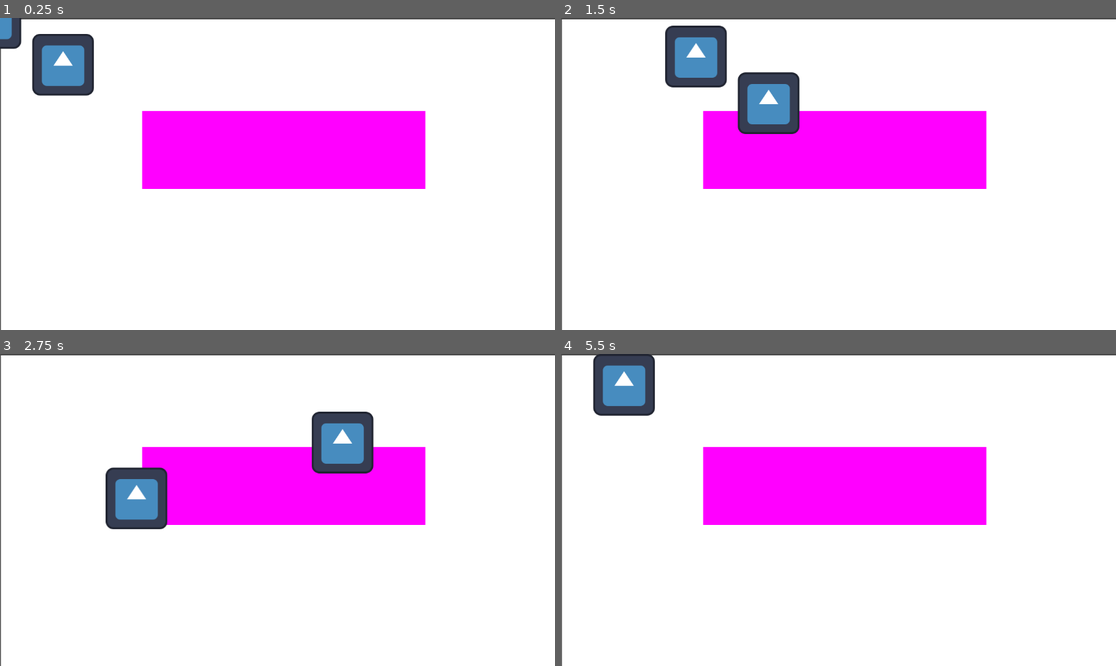
Above: before the commit, frames 1-4 (two rows, left to right).
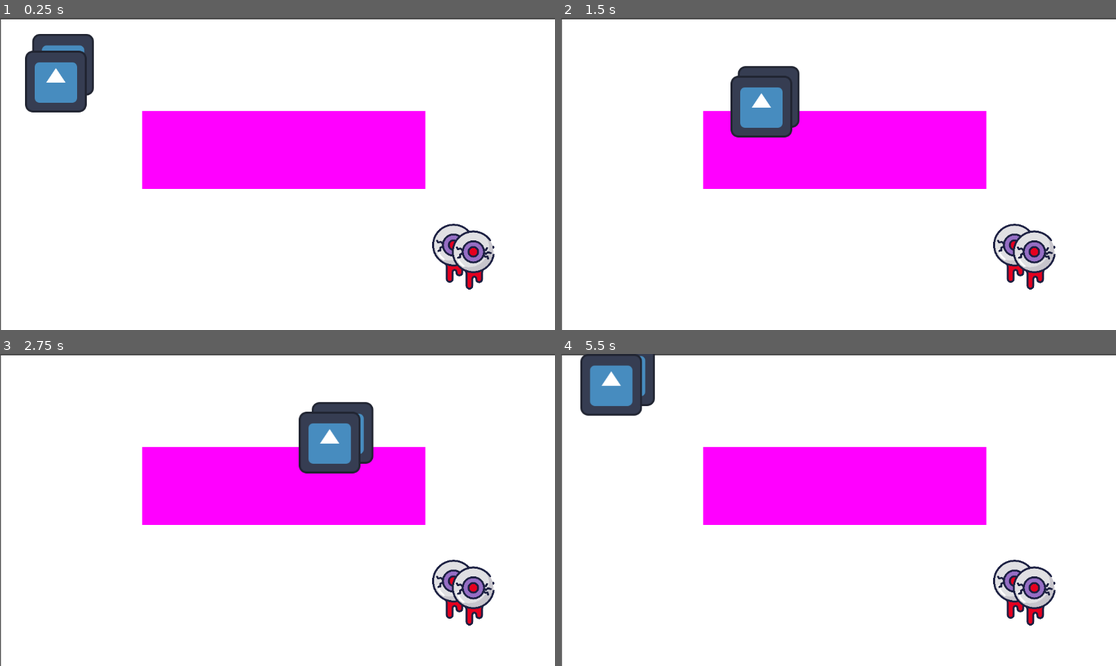
Above: after the commit, the same moments.

Repository: nikita-kelwada/Chillennium2026
Game: Godot game, scene res://scenes/Main.tscn
Two runs of this game, one before a commit and one after it. Both use one fixed random seed, a clock stepped at 60 frames per second and the inputs below. The engine's default icon, where the game draws it, is replaced by a stand-in: a white triangle on a blue panel in a dark square.
Inputs:
- Up to frame 1 (0.25 s): no input
- Up to frame 2 (1.5 s): tap Enter at 0.5 s; hold Right (right) 0.53-1.28 s; hold Down (down) from 1.28 s (still down)
- Up to frame 3 (2.75 s): release Down (down) at 2.03 s; hold Right (right) from 2.03 s (still down)
- Up to frame 4 (5.5 s): release Right (right) at 2.78 s; hold Up (up) 2.78-3.53 s; hold Left (left) 3.53-5.03 s; tap Space at 5 s; hold Down (down) from 5.03 s (still down)

The runs differ from the first frame. In frame 1, 3.7% of the frame differs, in the area x 0-90%, y 0-88%; in frame 2, 5.2%; in frame 3, 5.3%, in the area x 19-90%, y 15-88%; in frame 4, 2.9%.

Commit message:
new enemy behavior

Diff:
--- /dev/null
+++ b/assets/Eye.svg
@@ -0,0 +1,63 @@
+<?xml version="1.0" encoding="iso-8859-1"?>
+<!-- Uploaded to: SVG Repo, www.svgrepo.com, Generator: SVG Repo Mixer Tools -->
+<svg height="800px" width="800px" version="1.1" id="Layer_1" xmlns="http://www.w3.org/2000/svg" xmlns:xlink="http://www.w3.org/1999/xlink"
+	 viewBox="0 0 512 512" xml:space="preserve">
+<path style="fill:#E6001F;" d="M345.399,334.811c-8.841,6.437-14.586,16.867-14.586,28.64v9.436v48.812
+	c0,13.763-11.157,24.92-24.918,24.92l0,0c-13.763,0-24.92-11.157-24.92-24.92l0.178-5.382c0-9.241-7.491-16.732-16.732-16.732l0,0
+	c-9.241,0-16.732,7.491-16.732,16.732v61.446c0,13.761-11.157,24.918-24.92,24.918l0,0c-13.761,0-24.918-11.157-24.918-24.918
+	V376.08v-3.195c0-12.299-8.41-26.017-17.928-32.363L345.399,334.811z"/>
+<circle style="fill:#E0E0E3;" cx="255.997" cy="184.27" r="174.956"/>
+<path style="fill:#C7C5CC;" d="M361.879,44.996c18.931,27.955,29.991,61.675,29.991,97.979c0,96.624-78.33,174.955-174.955,174.955
+	c-39.796,0-76.483-13.296-105.878-35.678c31.455,46.447,84.644,76.976,144.964,76.976c96.625,0,174.955-78.332,174.955-174.955
+	C430.956,127.445,403.854,76.954,361.879,44.996z"/>
+<circle style="fill:#956EC4;" cx="255.997" cy="184.27" r="91.637"/>
+<circle style="fill:#E6001F;" cx="255.997" cy="184.27" r="41.239"/>
+<g>
+	<path style="fill:#FFFFFF;" d="M172.423,316.171c-1.711,0-3.438-0.528-4.921-1.622c-23.454-17.315-35.386-34.642-46.085-55.332
+		c-2.105-4.071-0.512-9.075,3.558-11.18c4.072-2.104,9.075-0.512,11.18,3.559c9.909,19.16,20.259,34.142,41.202,49.604
+		c3.687,2.722,4.469,7.916,1.747,11.602C177.478,315.006,174.967,316.171,172.423,316.171z"/>
+	<path style="fill:#FFFFFF;" d="M119.297,238.058c-3.605,0-6.923-2.367-7.969-6.004l-0.247-0.853
+		c-0.216-0.74-0.216-0.74-0.395-1.488l-0.208-0.862c-1.084-4.451,1.646-8.939,6.097-10.024c4.451-1.087,8.94,1.646,10.024,6.098
+		l0.22,0.913c0.087,0.364,0.087,0.364,0.192,0.723l0.261,0.902c1.268,4.403-1.275,9.001-5.679,10.268
+		C120.829,237.952,120.057,238.058,119.297,238.058z"/>
+</g>
+<g>
+	<path style="fill:#1C2042;" d="M385.209,179.869c-2.715-0.83-5.664-0.212-7.82,1.634l-12.358,10.585l-8.025-5.673
+		c0.012-0.65,0.024-1.301,0.024-1.954c0-2.192-0.079-4.366-0.219-6.523l6.28,1.256c0.545,0.11,1.09,0.161,1.629,0.161
+		c3.149,0,6.092-1.801,7.488-4.729l9.778-20.523c1.97-4.136,0.215-9.087-3.921-11.058s-9.087-0.215-11.059,3.921l-6.998,14.688
+		l-5.894-1.179c-10.771-43.56-50.183-75.955-97.023-75.955c-45.699,0-84.331,30.832-96.19,72.787l-9.171-7.89
+		c-2.153-1.852-5.101-2.473-7.816-1.65l-15.573,4.718l-6.25-10.394c-2.361-3.926-7.459-5.196-11.385-2.834
+		c-3.927,2.362-5.196,7.458-2.834,11.385l9.581,15.93c1.958,3.256,5.877,4.767,9.515,3.665l17.396-5.27l13.126,11.293
+		c-0.22,2.705-0.339,5.438-0.339,8.199c0,1.983,0.065,3.952,0.179,5.907l-17.814,10.579c-2.44,1.449-3.97,4.044-4.056,6.881
+		l-0.496,16.265L123.12,226.7c-4.475,0.986-7.303,5.413-6.316,9.887c0.853,3.874,4.285,6.514,8.094,6.514
+		c0.592,0,1.192-0.064,1.793-0.197l18.154-3.999c3.71-0.817,6.392-4.051,6.508-7.85l0.553-18.17l8.075-4.795
+		c10.645,43.739,50.142,76.309,97.11,76.309c39.621,0,73.93-23.176,90.084-56.683l2.301,3.317c1.617,2.332,4.321,3.683,7.15,3.562
+		l16.259-0.655l3.439,11.628c1.067,3.61,4.371,5.946,7.952,5.946c0.779,0,1.571-0.111,2.356-0.343
+		c4.394-1.3,6.903-5.916,5.603-10.309l-5.272-17.825c-1.077-3.643-4.478-6.086-8.29-5.937l-18.163,0.731l-6.429-9.267
+		c0.277-1.111,0.534-2.227,0.773-3.352l5.874,4.152c1.44,1.018,3.116,1.521,4.788,1.521c1.929,0,3.852-0.67,5.398-1.996
+		l13.805-11.824l19.773,6.036c4.387,1.341,9.02-1.129,10.357-5.512c1.337-4.382-1.131-9.019-5.512-10.356L385.209,179.869z
+		 M257.091,267.81c-45.958,0-83.347-37.389-83.347-83.347c0-45.957,37.389-83.346,83.347-83.346
+		c39.584,0,72.789,27.748,81.242,64.808c0.684,2.325,0.775,3.892,1.149,5.919c0.628,4.116,0.955,8.331,0.955,12.619
+		C340.437,230.42,303.047,267.81,257.091,267.81z"/>
+	<path style="fill:#1C2042;" d="M432.449,201.444c-4.54-0.659-8.74,2.5-9.388,7.035c-5.669,39.585-25.466,75.961-55.743,102.426
+		c-30.564,26.715-69.78,41.427-110.423,41.427c-92.564,0-167.871-75.305-167.871-167.869S164.331,16.593,256.895,16.593
+		c54.773,0,106.239,26.837,137.673,71.789c2.626,3.756,7.798,4.674,11.553,2.045c3.756-2.626,4.671-7.799,2.045-11.553
+		C373.63,29.486,317.081,0,256.895,0C155.181,0,72.431,82.75,72.431,184.464c0,73.658,43.404,137.362,105.973,166.905
+		c7.541,5.053,12.042,13.473,12.042,22.539v104.878c0,18.315,14.9,33.215,33.215,33.215c18.316,0,33.216-14.9,33.216-33.215V417.34
+		c0-4.652,3.784-8.437,8.436-8.437c4.614,0,8.375,3.722,8.436,8.322l-0.174,5.22c-0.003,0.092-0.004,0.185-0.004,0.277
+		c0,18.315,14.902,33.216,33.217,33.216s33.215-14.902,33.215-33.216v-58.249c0-7.743,3.362-15.125,9.093-20.241
+		c10.301-5.946,20.07-12.903,29.14-20.832c33.266-29.076,55.017-69.053,61.248-112.566
+		C440.136,206.296,436.984,202.093,432.449,201.444z M323.41,364.471v58.249c0,9.166-7.457,16.623-16.622,16.623
+		c-9.125,0-16.558-7.391-16.624-16.5l0.175-5.229c0.003-0.092,0.004-0.185,0.004-0.277c0-13.802-11.228-25.03-25.03-25.03
+		c-13.801,0-25.029,11.228-25.029,25.03v61.446c0,9.165-7.457,16.622-16.623,16.622c-9.165,0-16.622-7.457-16.622-16.622V373.905
+		c0-4.242-0.629-8.392-1.793-12.351c16.396,4.79,33.726,7.369,51.649,7.369c23.269,0,46.11-4.398,67.405-12.756
+		C323.725,358.862,323.41,361.634,323.41,364.471z"/>
+	<path style="fill:#1C2042;" d="M421.218,149.967c0.818,3.914,4.267,6.603,8.113,6.603c0.562,0,1.133-0.059,1.705-0.177
+		c4.486-0.938,7.362-5.332,6.426-9.817c-0.6-2.868-1.272-5.746-2.001-8.552c-1.152-4.436-5.675-7.101-10.115-5.947
+		c-4.436,1.152-7.097,5.68-5.947,10.115C420.061,144.742,420.673,147.358,421.218,149.967z"/>
+	<path style="fill:#1C2042;" d="M256.895,134.931c-27.311,0-49.531,22.22-49.531,49.532c0,27.311,22.22,49.531,49.531,49.531
+		c27.311,0,49.53-22.22,49.53-49.531C306.425,157.15,284.207,134.931,256.895,134.931z M256.895,217.402
+		c-18.163,0-32.938-14.775-32.938-32.938s14.775-32.939,32.938-32.939c18.162,0,32.937,14.777,32.937,32.939
+		S275.056,217.402,256.895,217.402z"/>
+</g>
+</svg>
--- a/scenes/Main.tscn
+++ b/scenes/Main.tscn
@@ -2,6 +2,7 @@
 
 [ext_resource type="PackedScene" uid="uid://cf8i8najf1f50" path="res://scenes/levels/Level01.tscn" id="1_rvslj"]
 [ext_resource type="PackedScene" uid="uid://16imlkh223hq" path="res://scenes/Player.tscn" id="2_0bbpv"]
+[ext_resource type="PackedScene" uid="uid://qpdh753u4ytg" path="res://scenes/enemy.tscn" id="3_0bbpv"]
 
 [node name="Main" type="Node2D" unique_id=14201980]
 
@@ -12,3 +13,7 @@
 [node name="Level01" parent="." unique_id=1583420218 instance=ExtResource("1_rvslj")]
 
 [node name="Player" parent="." unique_id=609665559 instance=ExtResource("2_0bbpv")]
+position = Vector2(116, 132)
+
+[node name="Enemy" parent="." unique_id=1545952919 instance=ExtResource("3_0bbpv")]
+position = Vector2(856, 362)
--- /dev/null
+++ b/scenes/enemy.tscn
@@ -0,0 +1,19 @@
+[gd_scene format=3 uid="uid://qpdh753u4ytg"]
+
+[ext_resource type="Script" uid="uid://flpg6dryu1f2" path="res://scripts/Enemy/enemy.gd" id="1_md0e3"]
+[ext_resource type="Texture2D" uid="uid://d0v4bxg3xkhic" path="res://assets/Eye.svg" id="2_4ra3w"]
+
+[sub_resource type="RectangleShape2D" id="RectangleShape2D_xqn3c"]
+size = Vector2(342.5, 316.25)
+
+[node name="Enemy" type="CharacterBody2D" unique_id=1545952919 groups=["Enemy"]]
+script = ExtResource("1_md0e3")
+
+[node name="Sprite2D" type="Sprite2D" parent="." unique_id=660018930 groups=["Enemy"]]
+position = Vector2(126.25, 140.75)
+scale = Vector2(0.15437502, 0.15312499)
+texture = ExtResource("2_4ra3w")
+
+[node name="CollisionShape2D" type="CollisionShape2D" parent="." unique_id=1083466583]
+position = Vector2(128, 129)
+shape = SubResource("RectangleShape2D_xqn3c")
--- a/scenes/levels/Level01.tscn
+++ b/scenes/levels/Level01.tscn
@@ -1,6 +1,7 @@
 [gd_scene format=3 uid="uid://cf8i8najf1f50"]
 
 [ext_resource type="Script" uid="uid://dp77x4jlo7hrn" path="res://scripts/levels/level_01.gd" id="1_i2pqh"]
+[ext_resource type="PackedScene" uid="uid://qpdh753u4ytg" path="res://scenes/enemy.tscn" id="2_qtqmo"]
 
 [sub_resource type="RectangleShape2D" id="RectangleShape2D_a01y6"]
 size = Vector2(591, 162)
@@ -33,3 +34,6 @@
 
 [node name="EnemySpawn" type="Marker2D" parent="." unique_id=2024827069]
 position = Vector2(940, 478)
+
+[node name="Enemy" parent="." unique_id=1545952919 instance=ExtResource("2_qtqmo")]
+position = Vector2(815, 348)
--- a/scripts/Enemy/enemy.gd
+++ b/scripts/Enemy/enemy.gd
@@ -1,13 +1,5 @@
 extends CharacterBody2D
 
-const SPEED = 100.0
-var player = null
-
-func _ready():
-	player = get_tree().get_first_node_in_group("player")
-
+# The enemy just sits here and waits for the player to get close.
 func _physics_process(_delta):
-	if player:
-		var direction = (player.global_position - global_position).normalized()
-		velocity = direction * SPEED
-		move_and_slide()
+	pass
--- a/scripts/Enemy/enemy.tscn
+++ /dev/null
@@ -1,10 +0,0 @@
-[gd_scene format=3 uid="uid://qpdh753u4ytg"]
-
-[ext_resource type="Script" uid="uid://flpg6dryu1f2" path="res://scripts/Enemy/enemy.gd" id="1_muyyy"]
-
-[node name="Enemy" type="CharacterBody2D" unique_id=1545952919]
-script = ExtResource("1_muyyy")
-
-[node name="Sprite2D" type="Sprite2D" parent="." unique_id=660018930]
-
-[node name="CollisionShape2D" type="CollisionShape2D" parent="." unique_id=1083466583]
--- a/scripts/Player/character_body_2d.gd
+++ b/scripts/Player/character_body_2d.gd
@@ -1,13 +1,28 @@
 extends CharacterBody2D
 
 @export var speed: float = 400.0
+@export var battle_range: float = 200.0
 
-func _unhandled_input(event):
-	if event is InputEventKey and event.pressed:
-		print("KEY:", event.keycode)
+var enemy = null
+
+func _ready():
+	# This looks for the node you just added to the "Enemy" group
+	enemy = get_tree().get_first_node_in_group("Enemy")
 
 func _physics_process(_delta: float) -> void:
-	print("title")
-	var dir: Vector2 = Input.get_vector("left", "right", "up", "down")
-	velocity = dir.normalized() * speed
+	var dir = Input.get_vector("left", "right", "up", "down")
+	var target_velocity = dir.normalized() * speed
+
+	if enemy:
+		var current_dist = global_position.distance_to(enemy.global_position)
+
+		if current_dist <= battle_range:
+			var projected_pos = global_position + (target_velocity * _delta)
+			var projected_dist = projected_pos.distance_to(enemy.global_position)
+
+			# Block movement if it makes the player get closer than battle_range
+			if projected_dist < current_dist:
+				target_velocity = Vector2.ZERO
+
+	velocity = target_velocity
 	move_and_slide()
Not shown, added: assets/Eye.svg.import
Not shown, added: .DS_Store
